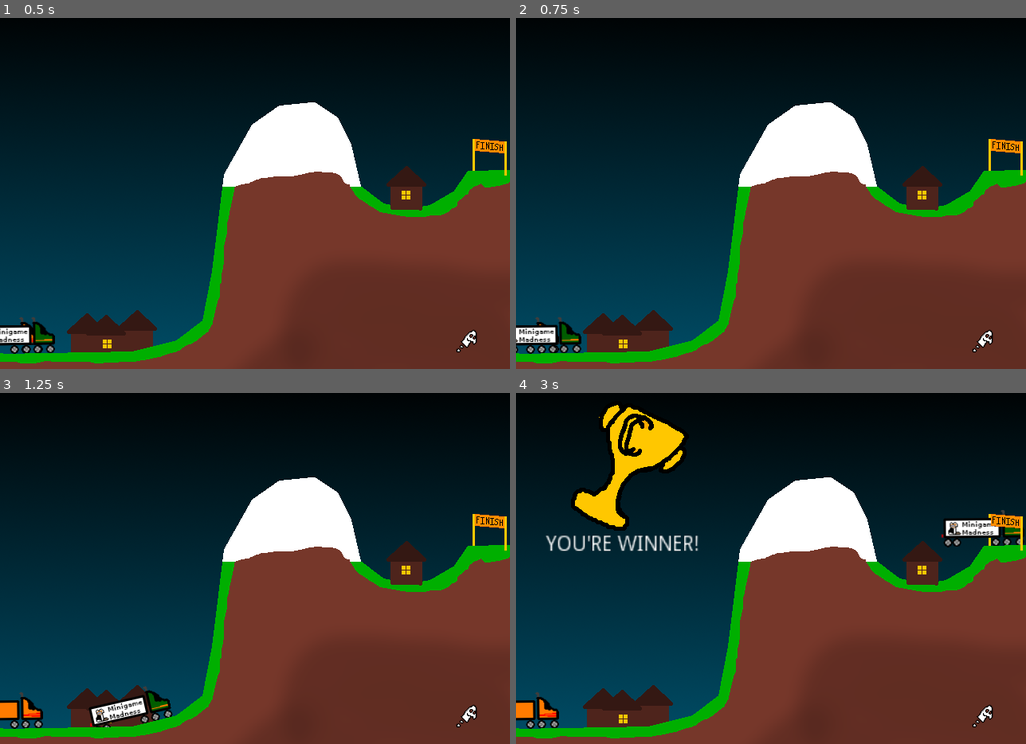
Above: before the commit, frames 1-4 (two rows, left to right).
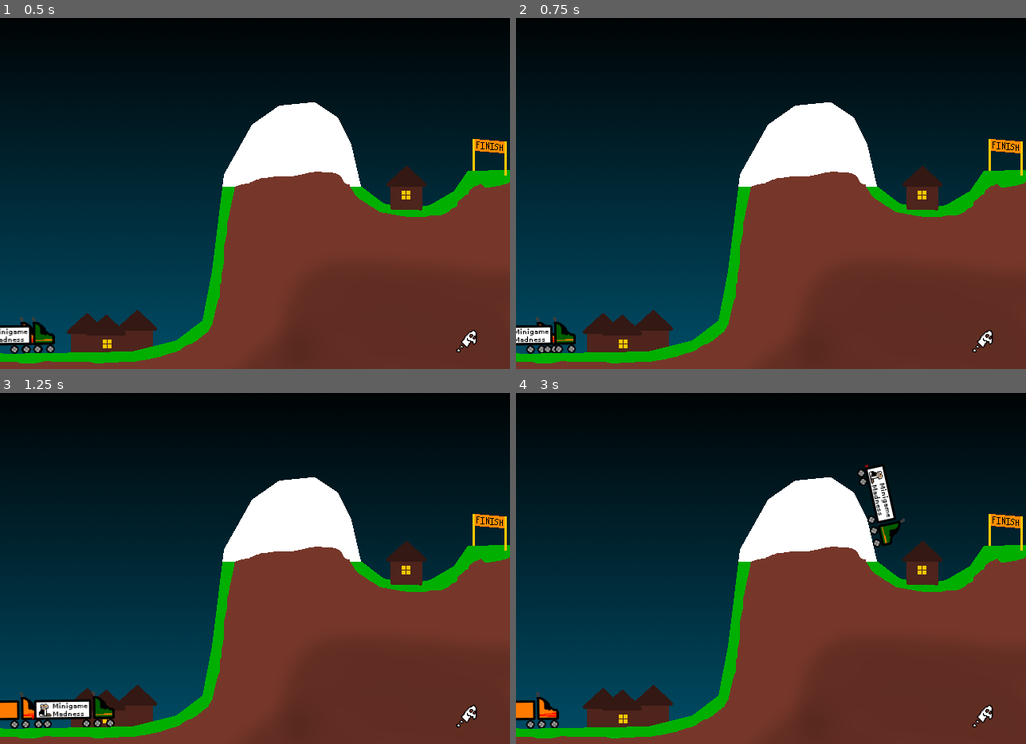
Above: after the commit, the same moments.

Repository: swashdev/minigame-madness
Game: Godot game, scene res://mini/big_rigs/big_rig_minigame.tscn
The game is run twice, just before and just after one commit, with the same random seed, the same clock (stepped at 60 frames per second) and the same inputs. This scene is started directly instead of the project's main scene.
Inputs:
- Up to frame 1 (0.5 s): no input
- Up to frame 2 (0.75 s): tap Enter at 0.5 s; hold Right (move_right) from 0.53 s (still down); hold Space (action) from 0.53 s (still down)
- Up to frame 3 (1.25 s): keep holding Right (move_right); keep holding Space (action); tap Up (move_up) at 0.77 s
- Up to frame 4 (3 s): release Space (action) at 1.28 s; tap Space (action) at 1.35, 2.85 s; tap Up (move_up) at 1.52 s; release Right (move_right) at 2.03 s; hold Left (move_left) 2.03-2.78 s; hold Space (action) 2.03-2.78 s; hold Right (move_right) from 2.78 s (still down)

Frame 1 is identical in both runs. In frame 2, 0.5% of the frame differs, in the area x 0-13%, y 85-96%; in frame 3, 1.7%; in frame 4, 5.5%, in the area x 5-100%, y 3-46%.

Commit message:
[BIGRIG] halve Rig1's acceleration.

Diff:
--- a/mini/big_rigs/scripts/characters/rig.gd
+++ b/mini/big_rigs/scripts/characters/rig.gd
@@ -14,7 +14,7 @@
 var _speed: float = 0.0
 
 # The rate of acceleration per second.
-var _acceleration: float = 10.0
+var _acceleration: float = 5.0
 
 
 # The mainloop for the rig.
